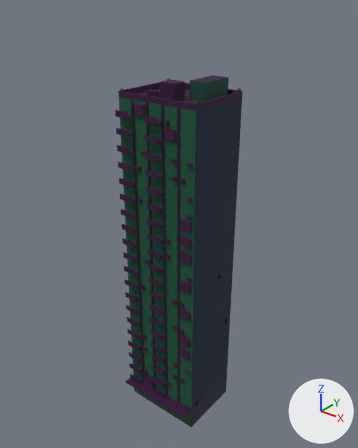
The glTF model public/assets/buildings/slab_b.glb, before and after one commit.
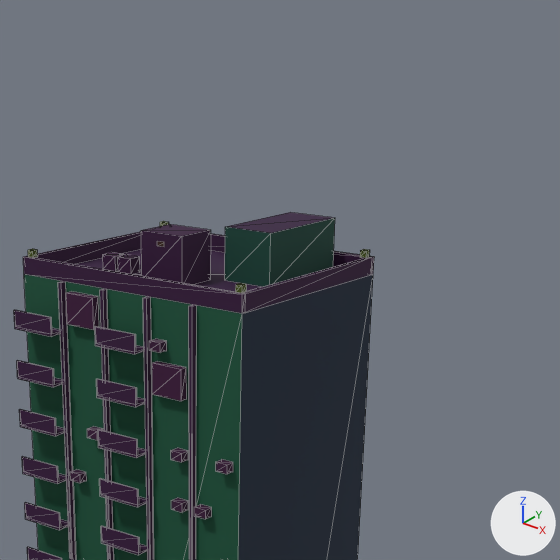
There are two pictures of each version: one whole from a camera (50 mm lens) standing at (52.0, -65.3, 81.8) and looking at (-0.4, 0.2, 41.2), one close up on the part from 31% to 86% of the width and 0% to 44% of the height. The axes (+X, +Y, +Z) are drawn at lower right. The lights are the same throughout. The first two pictures are the older version. The close-ups show mesh edges as thin lines. Where no turn or scale is listed for an object, it has been applied to the vertices. Vertices at exactly the same position are counted once.

Before the edit, the objects in view are built like this:
```python
me_slab_b = bpy.data.meshes.new('slab_b')
me_slab_b.from_pydata(...)  # 1073 vertices, 1372 faces; spans x -8.6..8.6, y -7.6..7.6, z -33.9..33.9
me_slab_b.materials.append(mat_m_facade)
ob_slab_b = bpy.data.objects.new('slab_b', me_slab_b)
ob_slab_b.location = (0.0, -1.2, 33.9)
```
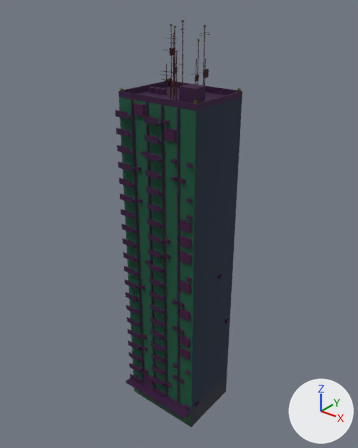
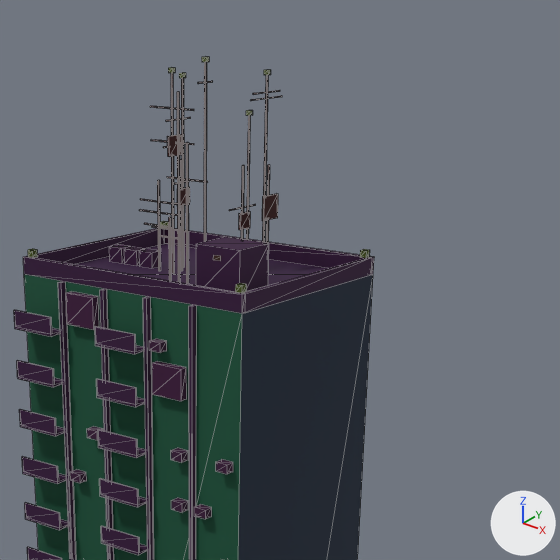
Where the newer file only moved an object's origin or applied its transform, the numbers keep the older frame.

Changed parts and their boxes [x1, y1, x2, y2] in the close-ups (560 x 560 px):
'slab_b', reshaped
    before: [14, 212, 374, 560]
    after: [14, 57, 374, 560]
part 1 of me_slab_b, added
    after: [157, 180, 161, 271]
part 2 of me_slab_b, added
    after: [139, 209, 177, 216]
part 3 of me_slab_b, added
    after: [140, 199, 177, 205]
part 4 of me_slab_b, added
    after: [181, 78, 184, 268]
part 5 of me_slab_b, added
    after: [180, 159, 183, 271]
part 6 of me_slab_b, added
    after: [180, 187, 190, 206]
part 7 of me_slab_b, added
    after: [171, 73, 174, 274]
part 8 of me_slab_b, added
    after: [150, 106, 194, 111]
part 9 of me_slab_b, added
    after: [167, 134, 182, 157]
part 10 of me_slab_b, added
    after: [204, 62, 207, 242]
part 11 of me_slab_b, added
    after: [186, 142, 189, 284]
part 12 of me_slab_b, added
    after: [167, 177, 208, 182]
part 13 of me_slab_b, added
    after: [177, 92, 180, 282]
part 14 of me_slab_b, added
    after: [168, 217, 171, 281]
part 15 of me_slab_b, added
    after: [241, 165, 244, 239]
part 16 of me_slab_b, added
    after: [239, 211, 250, 230]
part 17 of me_slab_b, added
    after: [246, 115, 250, 240]
part 18 of me_slab_b, reshaped
    before: [227, 212, 332, 233]
    after: [139, 70, 282, 268]
part 19 of me_slab_b, recoloured
    before: [225, 218, 335, 287]
    after: [140, 249, 158, 268]

The change, as a list of edits to the scene's bpy script:
```text
Change me_slab_b:
    remove me_slab_b.from_pydata(...)  # 1073 vertices, 1372 faces; spans x -8.6..8.6, y -7.6..7.6, z -33.9..33.9
    add me_slab_b.from_pydata(...)  # 1369 vertices, 1782 faces; spans x -8.6..8.6, y -7.6..7.6, z -33.9..43.0
    me_slab_b part 1: the loose piece of 8 vertices spanning x -4.1..-3.1, y -1.3..-0.5, z 30.9..31.8 is copied, and the copy is scaled about its middle by (0.103, 0.123, 5.72), then moved by (1.2, 1.4, 2.1); it spans x -2.5..-2.4, y 0.4..0.5, z 30.9..36.1
    me_slab_b part 2: a new loose piece, a box spanning x -3.86..-0.962, y 0.464..0.525, z 34.221..34.282, in mat_m_facade
    me_slab_b part 3: a new loose piece, a box spanning x -3.781..-1.041, y 0.464..0.525, z 34.835..34.892, in mat_m_facade
    me_slab_b part 4: the loose piece of 8 vertices spanning x -1.5..1.5, y -2.2..0.4, z 30.9..33.7 is copied, and the copy is scaled about its middle by (0.0329, 0.0378, 3.78), then moved by (-2.0, 3.1, 3.9); it spans x -2.0..-1.9, y 2.1..2.2, z 30.9..41.5
    me_slab_b part 5: the loose piece of 8 vertices spanning x -1.5..1.5, y -2.2..0.4, z 30.9..33.7 is copied, and the copy is scaled about its middle by (0.0329, 0.0378, 2.25), then moved by (-1.4, 2.2, 1.8); it spans x -1.4..-1.3, y 1.3..1.4, z 30.9..37.2
    me_slab_b part 6: a new loose piece, a box spanning x -1.26..-1.11, y 0.82..1.79, z 34.68..35.65, in mat_m_facade
    me_slab_b part 7: the loose piece of 8 vertices spanning x -1.5..1.5, y -2.2..0.4, z 30.9..33.7 is copied, and the copy is scaled about its middle by (0.0329, 0.0378, 3.93), then moved by (-1.3, 1.3, 4.1); it spans x -1.4..-1.3, y 0.4..0.5, z 30.9..41.9
    me_slab_b part 8: a new loose piece, a box spanning x -2.88..0.281, y 0.403..0.464, z 40.005..40.066, in mat_m_facade
    me_slab_b part 9: a new loose piece, a box spanning x -1.2..-1.05, y -0.11..0.98, z 37.52..38.62, in mat_m_facade
    me_slab_b part 10: the loose piece of 8 vertices spanning x -1.5..1.5, y -2.2..0.4, z 30.9..33.7 is copied, and the copy is scaled about its middle by (0.0329, 0.0396, 4.21), then moved by (2.5, -0.5, 4.5); it spans x 2.5..2.6, y -1.5..-1.4, z 30.9..42.7
    me_slab_b part 11: the loose piece of 8 vertices spanning x -1.5..1.5, y -2.2..0.4, z 30.9..33.7 is copied, and the copy is scaled about its middle by (0.0344, 0.0396, 2.82), then moved by (2.6, -2.1, 2.6); it spans x 2.5..2.6, y -3.1..-3.0, z 30.9..38.8
    me_slab_b part 12: a new loose piece, a box spanning x 1.201..3.959, y -3.068..-3.011, z 36.895..36.956, in mat_m_facade
    me_slab_b part 13: the loose piece of 8 vertices spanning x -1.5..1.5, y -2.2..0.4, z 30.9..33.7 is copied, and the copy is scaled about its middle by (0.0329, 0.0378, 3.71), then moved by (1.9, -2.0, 3.8); it spans x 1.8..1.9, y -3.0..-2.9, z 30.9..41.3
    me_slab_b part 14: the loose piece of 8 vertices spanning x -1.5..1.5, y -2.2..0.4, z 30.9..33.7 is copied, and the copy is scaled about its middle by (0.0329, 0.0378, 1.36), then moved by (0.9, -1.6, 0.5); it spans x 0.8..0.9, y -2.5..-2.4, z 30.9..34.7
    me_slab_b part 15: the loose piece of 8 vertices spanning x -1.5..1.5, y -2.2..0.4, z 30.9..33.7 is copied, and the copy is scaled about its middle by (0.0329, 0.0396, 2.13), then moved by (1.4, 4.4, 1.6); it spans x 1.3..1.4, y 3.5..3.6, z 30.9..36.9
    me_slab_b part 16: a new loose piece, a box spanning x 1.49..1.64, y 3.09..4.01, z 33.35..34.27, in mat_m_facade
    me_slab_b part 17: the loose piece of 8 vertices spanning x -1.5..1.5, y -2.2..0.4, z 30.9..33.7 is copied, and the copy is scaled about its middle by (0.0329, 0.0378, 3.06), then moved by (0.8, 5.8, 2.9); it spans x 0.7..0.8, y 4.8..4.9, z 30.9..39.5
    me_slab_b part 18: 35 vertices moved from x -5.3..5.4, y -2.2..7.2, z 30.9..33.9 to x -6.7..6.4, y -3.4..1.6, z 30.9..33.7; 1 vertex removed from x 2.2, y 7.2, z 30.9; 57 vertices added at x -3.3..2.9, y 1.6..6.4, z 30.9..41.9
    me_slab_b part 19: 4 kept faces spanning x -4.2..-3.3, y 0.8..1.6, z 30.9..31.8 get new vertex colours; the middle colour goes from cyan #32dac4 to purple #ab00cb
    other edits to the shape of me_slab_b do not show in these pictures
```
